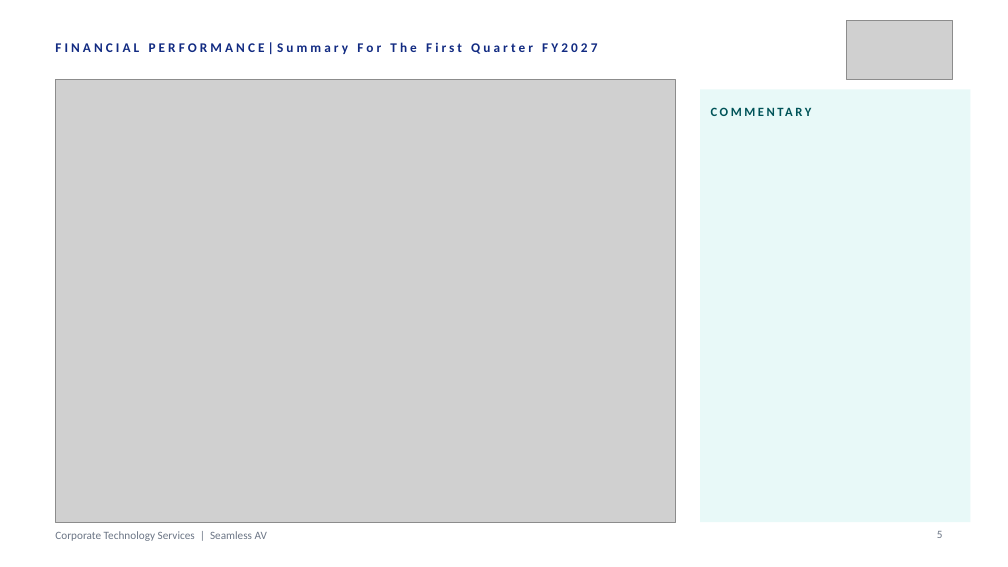
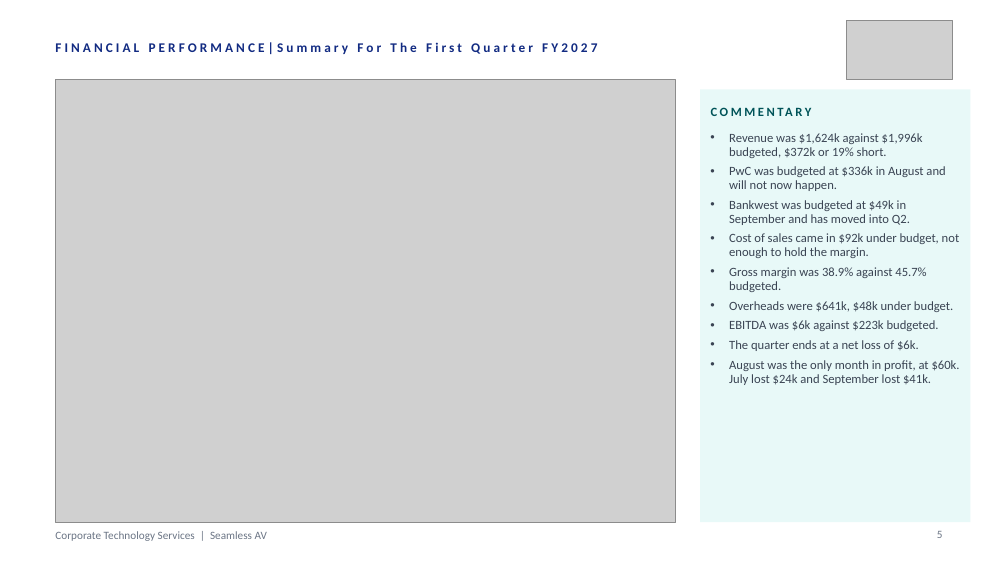
Before and after one commit to WesleyNelson-O33/Claude, a slide deck: slide 5 of deck/CTS Quarterly Business Review - Q1 FY2027.pptx. Drawn at 1008x567 pixels with LibreOffice and Linux fonts; fonts in the diff are those of the drawing; grey boxes stand for pictures. Boxes give left, top, right and bottom in pixels: in the first picture for what was removed or moved away, otherwise in the second. Text is boxed around its words. In the diff, an @@ line names an element or a change of style, - is before the commit and + after.

```diff
--- a/deck/CTS Quarterly Business Review - Q1 FY2027.pptx
+++ b/deck/CTS Quarterly Business Review - Q1 FY2027.pptx
@@ text added at bbox=[729, 133, 960, 385], 9 pt, text #3A4453 @@
+• Revenue was $1,624k against $1,996k budgeted, $372k or 19% short.
+• PwC was budgeted at $336k in August and will not now happen.
+• Bankwest was budgeted at $49k in September and has moved into Q2.
+• Cost of sales came in $92k under budget, not enough to hold the margin.
+• Gross margin was 38.9% against 45.7% budgeted.
+• Overheads were $641k, $48k under budget.
+• EBITDA was $6k against $223k budgeted.
+• The quarter ends at a net loss of $6k.
+• August was the only month in profit, at $60k. July lost $24k and September lost $41k.
```
Also in this commit, not shown: 1 other file.
